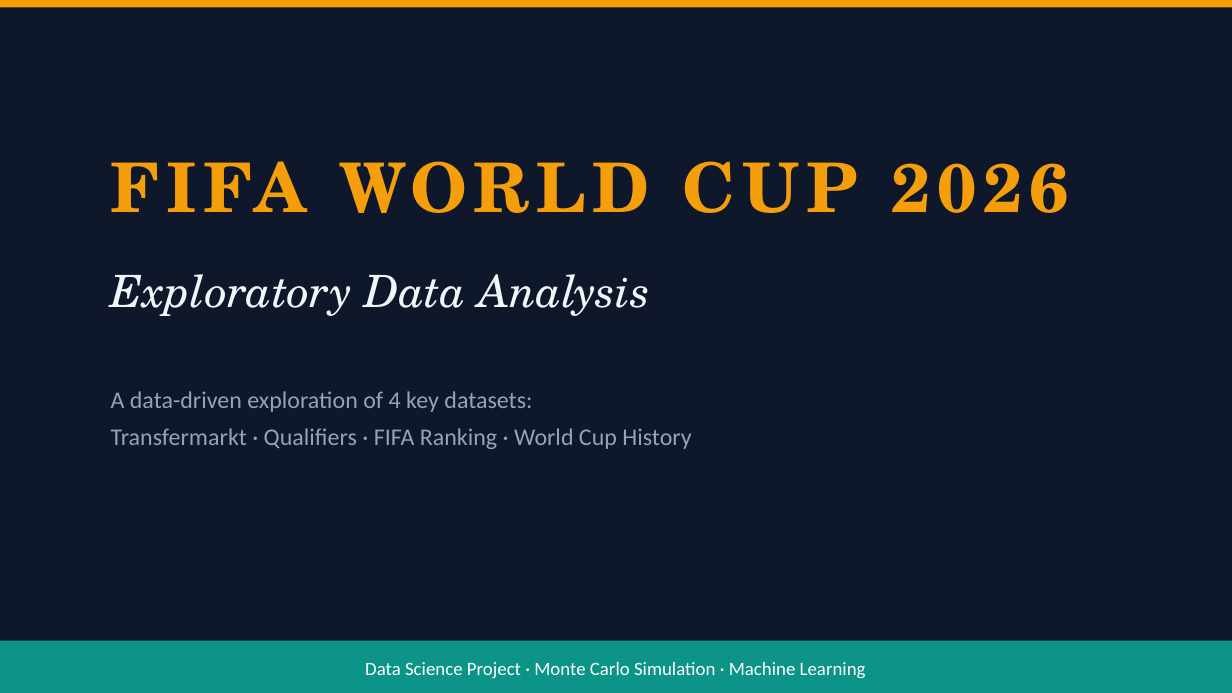
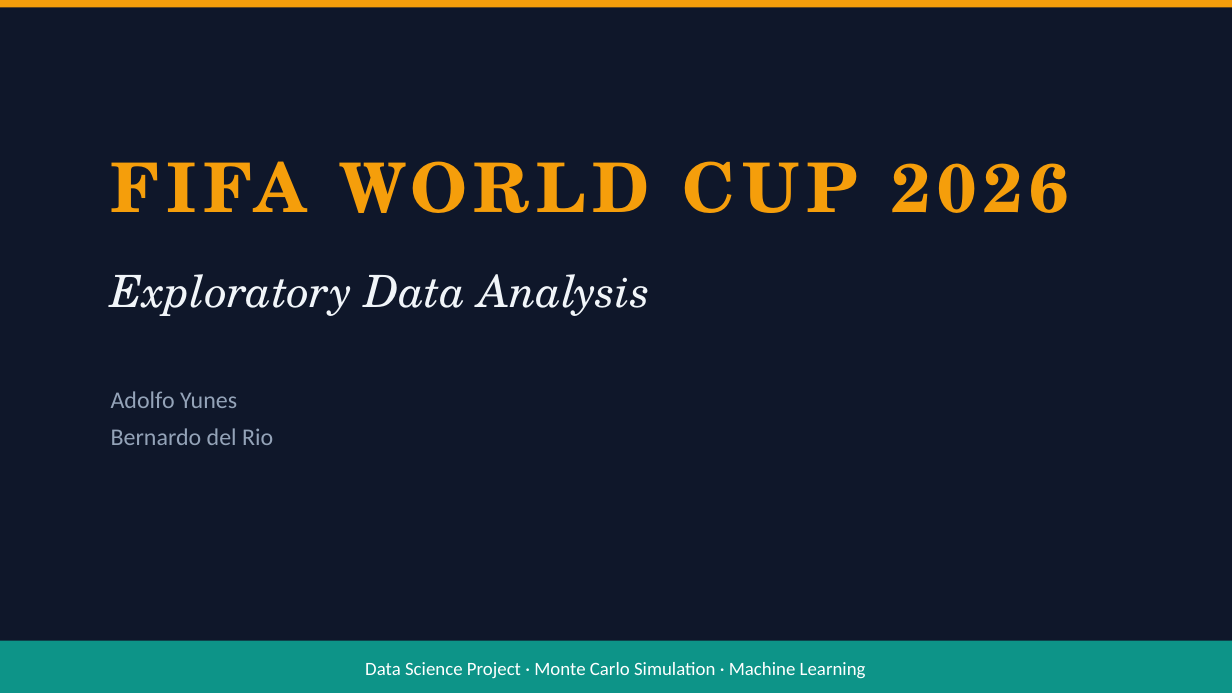
Before and after one commit to ayuness/WorldCupWinnerPrediction, a slide deck: slide 1 of WorldCup2026_EDA.pptx. Drawn at 1232x693 pixels with LibreOffice and Linux fonts; fonts in the diff are those of the drawing. Boxes give left, top, right and bottom in pixels: in the first picture for what was removed or moved away, otherwise in the second. Text is boxed around its words. In the diff, an @@ line names an element or a change of style, - is before the commit and + after.

```diff
--- a/WorldCup2026_EDA.pptx
+++ b/WorldCup2026_EDA.pptx
@@ text at <box>111,391,273,445</box>: text changed @@
-A data-driven exploration of 4 key datasets:
-Transfermarkt · Qualifiers · FIFA Ranking · World Cup History
+Adolfo Yunes
+Bernardo del Rio
```
Also in this commit, not shown: 1 slide removed.
